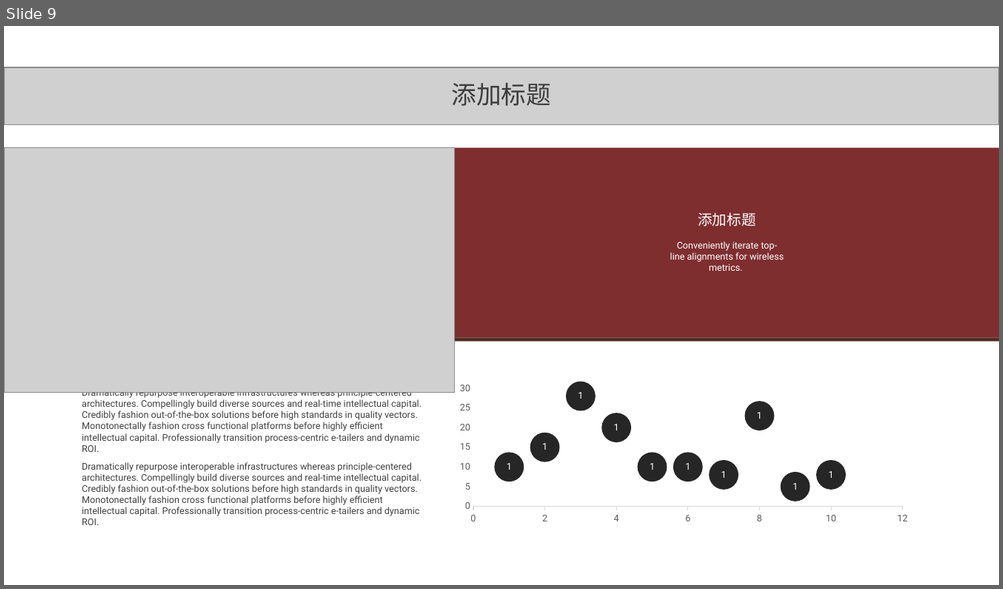
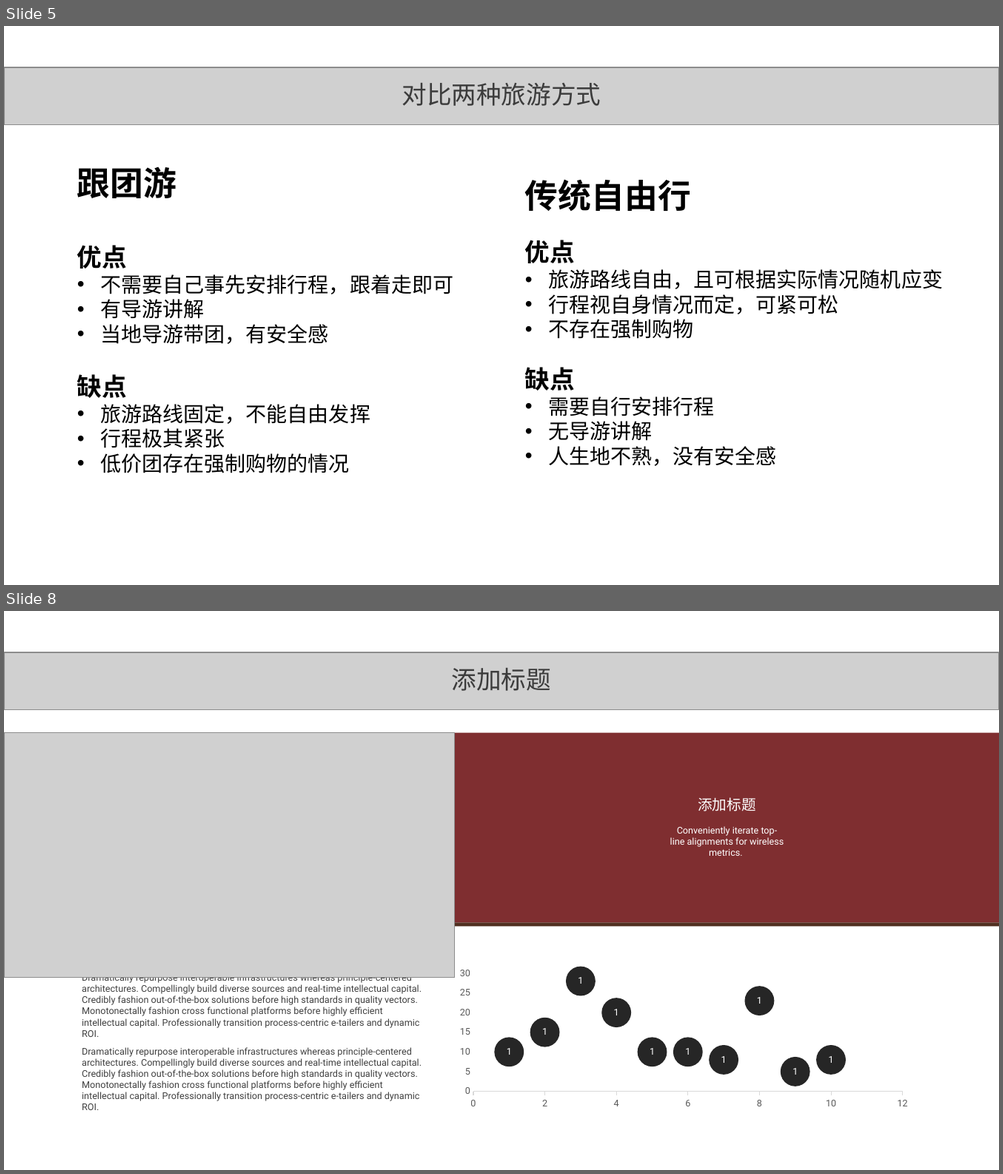
Before and after one commit to aopstudio/Notes, a slide deck: 移动互联导论作业-软件1607-20165018-岑哲栋.pptx. Shown one above the other, each under a label of ours: slide 9 before the commit, slides 5 and 8 after it; the slides between them are not shown. The pictures are 1003x589 and 1003x1174 pixels, drawn with LibreOffice and Linux fonts; fonts in the diff are those of the drawing; grey boxes stand for pictures. Boxes give left, top, right and bottom in pixels: in the first picture for what was removed or moved away, otherwise in the second. Text is boxed around its words. In the diff, an @@ line names an element or a change of style, - is before the commit and + after.

```diff
--- a/移动互联导论作业-软件1607-20165018-岑哲栋.pptx
+++ b/移动互联导论作业-软件1607-20165018-岑哲栋.pptx
@@ slide 5 added at box(4, 26, 999, 585), background #FFFFFF @@
@@ picture added at box(4, 67, 999, 125) @@
@@ text added at box(402, 83, 601, 106), 24 pt, text #3C3C3C @@
+对比两种旅游方式
@@ text added at box(77, 167, 453, 474), 20 pt, text #000000 @@
+跟团游
+优点
+• 不需要自己事先安排行程，跟着走即可
+• 有导游讲解
+• 当地导游带团，有安全感
+缺点
+• 旅游路线固定，不能自由发挥
+• 行程极其紧张
+• 低价团存在强制购物的情况
@@ text added at box(525, 179, 942, 466), 20 pt, text #000000 @@
+传统自由行
+优点
+• 旅游路线自由，且可根据实际情况随机应变
+• 行程视自身情况而定，可紧可松
+• 不存在强制购物
+缺点
+• 需要自行安排行程
+• 无导游讲解
+• 人生地不熟，没有安全感
@@ what was slide 9 is now slide 8 @@
```
Also in this commit, not shown: 6 other slides added, 8 slides removed, 4 other files.
